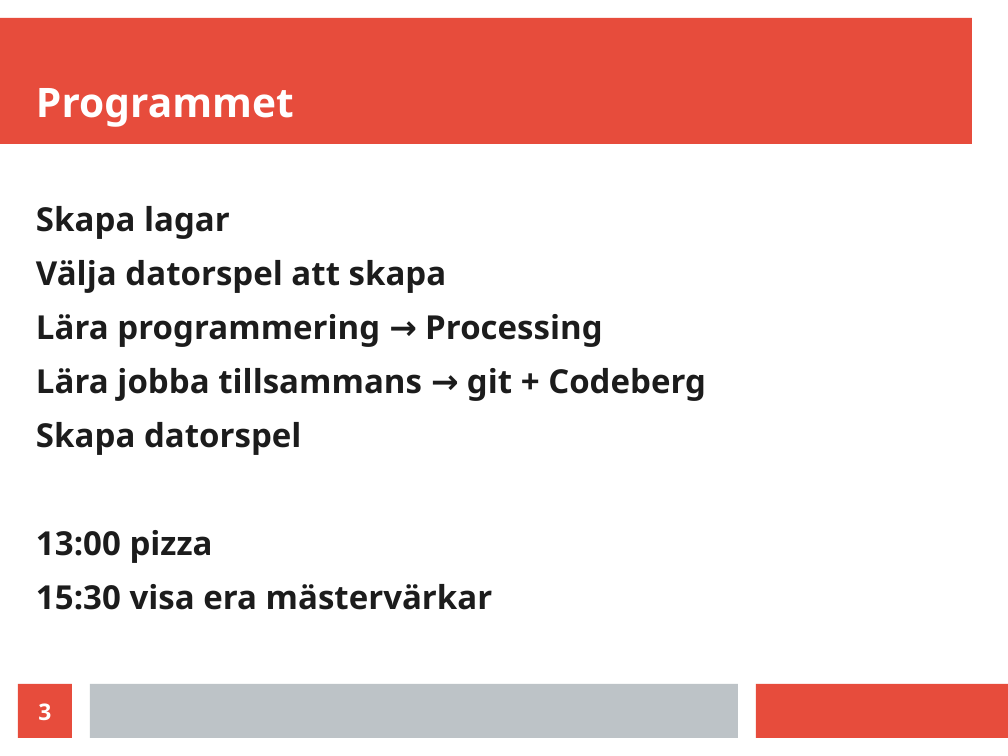
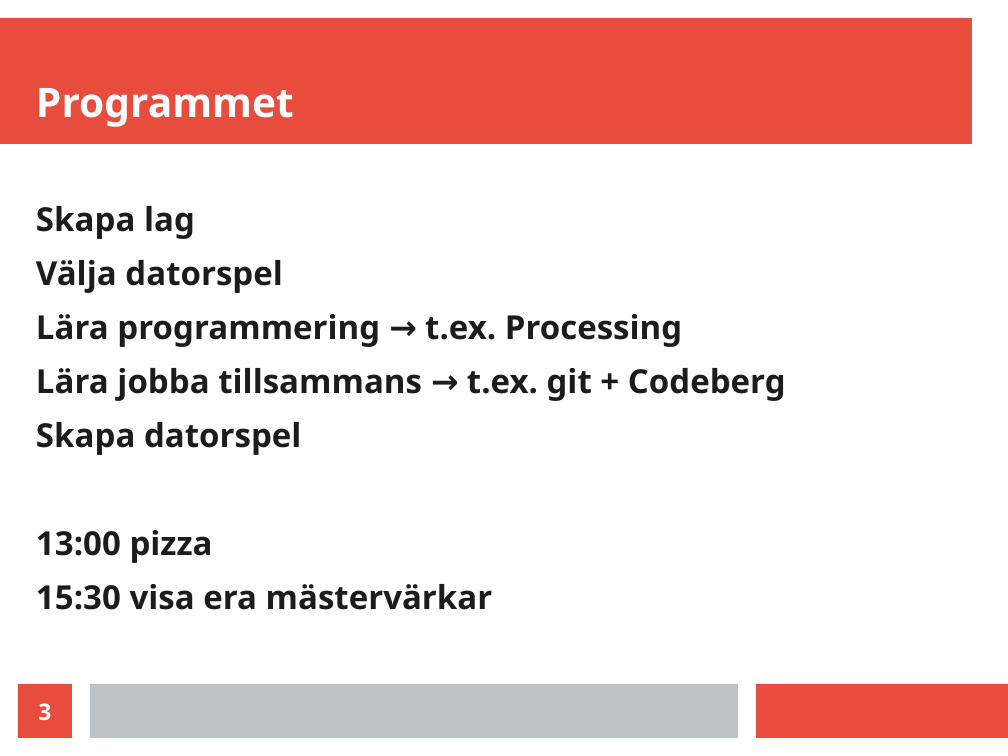
Before and after one commit to richelbilderbeek/galen_programmeringstavling_stadsbibliotek_uppsala_2022, a slide deck: slide 3 of programmeringsdag_usb_2022.odp. Drawn at 1008x756 pixels with LibreOffice and Linux fonts; fonts in the diff are those of the drawing. Boxes give left, top, right and bottom in pixels: in the first picture for what was removed or moved away, otherwise in the second. Text is boxed around its words. In the diff, an @@ line names an element or a change of style, - is before the commit and + after.

Commit message:
Presentation done

```diff
--- a/programmeringsdag_usb_2022.odp
+++ b/programmeringsdag_usb_2022.odp
@@ text at [36,206,786,401]: text changed @@
-Skapa lagar
-Välja datorspel att skapa
-Lära programmering → Processing
-Lära jobba tillsammans → git + Codeberg
+Skapa lag
+Välja datorspel
+Lära programmering → t.ex. Processing
+Lära jobba tillsammans → t.ex. git + Codeberg
```
Also in this commit, not shown: 1 other slide changed, 2 slides added.
